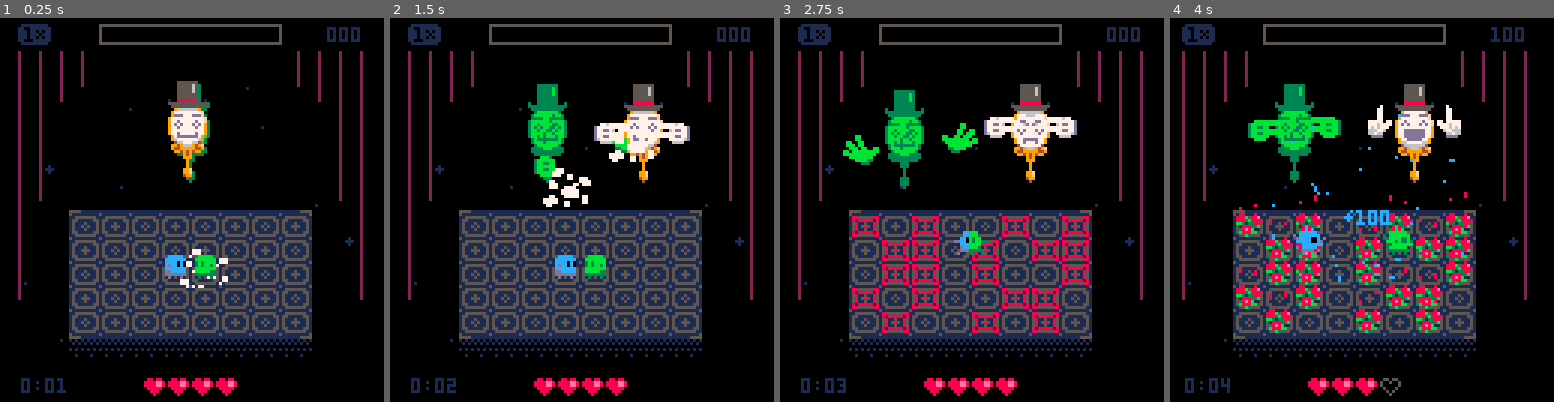
Above: before the commit, frames 1-4 (left to right).
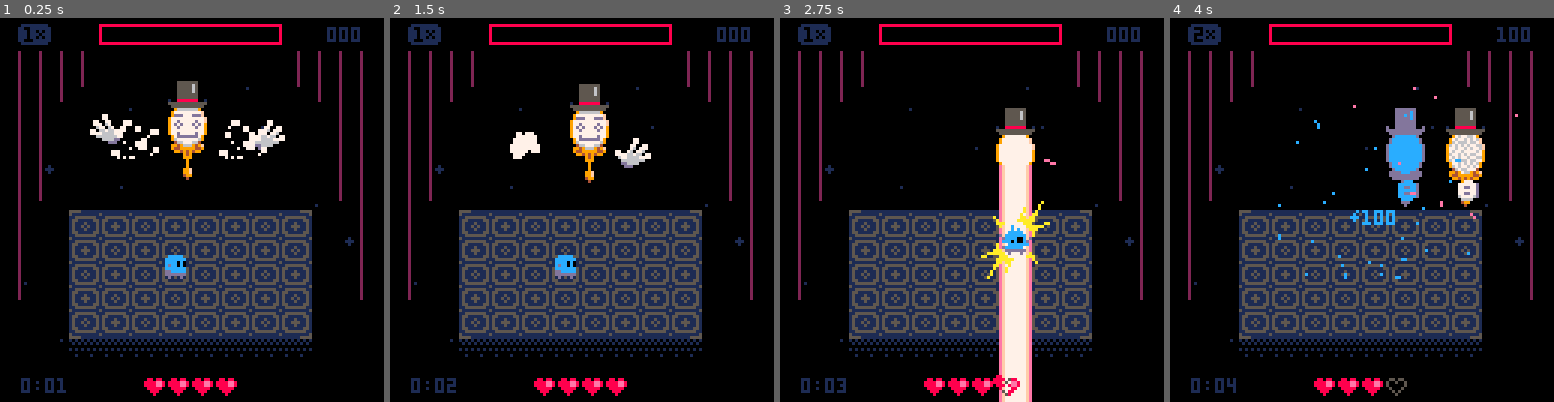
Above: after the commit, the same moments.

Repository: aylanonsense/just-one-boss
Game: PICO-8 cartridge cart.p8
Same seed, same stepped clock (60 frames per second), same inputs: the game is played once before the commit and once after it.
Inputs:
- Up to frame 1 (0.25 s): no input
- Up to frame 2 (1.5 s): tap X (X key) at 0.33, 1.07 s; tap O (Z key) at 0.7 s
- Up to frame 3 (2.75 s): hold Right 1.6-2.1 s; tap O (Z key) at 1.7, 2.1, 2.5 s; tap X (X key) at 1.85 s; hold Up 2.15-2.42 s; hold Right from 2.47 s (still down)
- Up to frame 4 (4 s): tap O (Z key) at 2.9, 3.3, 3.7 s; tap X (X key) at 2.97 s; release Right at 3.03 s; hold Left 3.08-3.58 s; hold Down 3.63-3.97 s

The runs differ from the first frame. In frame 1, 2.9% of the frame differs, in the area x 23-75%, y 1-71%; in frame 2, 7.5%; in frame 3, 15%; in frame 4, 27%, in the area x 3-95%, y 1-99%.

Commit message:
Adding laser reflections and different reflection colors

Diff:
--- a/cart.p8
+++ b/cart.p8
@@ -65,7 +65,7 @@
 function noop() end
 
 -- global debug vars
-local starting_phase,skip_phase_change_animations,skip_title_screen=4,true,true
+local starting_phase,skip_phase_change_animations,skip_title_screen=1,true,true
 
 -- global scene vars
 local scene_frame,freeze_frames,screen_shake_frames,timer_seconds,score_data_index,time_data_index,rainbow_color,boss_phase,score,score_mult,is_paused,hard_mode=0,0,0,0,0,1,8,0,0,1 -- ,false,false
@@ -788,6 +788,23 @@
 			spawn_particle_burst(self,0,6,6,4)
 		end
 	},
+	coin_slam={
+		-- draw
+		function(self)
+			pset(self.x,self.y,8)
+			-- 0 = left, 1 = right, 2 = up, 3 = down
+			self:draw_sprite(5,3,ternary(self.dir>1,47,58),71,11,7,self.dir==0,self.dir==2)
+		end,
+		-- update
+		function(self)
+			if self.frames_alive>1 then
+				self.hitbox_channel=0
+			end
+		end,
+		frames_to_death=7,
+		render_layer=4,
+		hitbox_channel=1 -- player
+	},
 	particle={
 		-- draw
 		function(self,x,y)
@@ -823,7 +840,7 @@
 				if boss_health.rainbow_frames>0 then
 					color_wash(rainbow_color)
 					if expression>0 and boss_phase>0 then
-						pal(13,3)
+						pal(13,5)
 					end
 					expression=8
 				end
@@ -856,11 +873,11 @@
 			end
 			-- create particles when charging laser
 			if self.laser_charge_frames>0 then
-				local angle=rnd()
-				spawn_entity("particle",x+18*self.vx+22*cos(angle),y+22*sin(angle),{
+				local angle,n=rnd(),ternary(hard_mode,8,18)
+				spawn_entity("particle",x+n*self.vx+22*cos(angle),y+22*sin(angle),{
 					color=14,
-					frames_to_death=18
-				}):move(x+18*self.vx,y,20,ease_out)
+					frames_to_death=n
+				}):move(x+n*self.vx,y,n+2,ease_out)
 			end
 		end,
 		render_layer=7,
@@ -871,10 +888,12 @@
 		expression=4,
 		laser_charge_frames=0,
 		laser_preview_frames=0,
+		dark_color=14,
+		light_color=15,
 		idle_mult=0,
 		-- visible=false,
 		init=function(self)
-			local props,y={mirror=self,is_reflection=self.is_reflection},self.y+5
+			local props,y={mirror=self,is_reflection=self.is_reflection,dark_color=self.dark_color,light_color=self.light_color},self.y+5
 			self.left_hand=spawn_entity("magic_mirror_hand",self.x-18,y,props)
 			self.coins,self.flowers,props.is_right_hand,props.dir={},{},true,1
 			self.right_hand=spawn_entity("magic_mirror_hand",self.x+18,y,props)
@@ -888,9 +907,9 @@
 			pal(2,ternary(self.is_cracked,6,7))
 			-- reflected mirror gets a green tone
 			if self.is_reflection then
-				color_wash(3)
-				pal(7,11)
-				pal(6,11)
+				color_wash(self.dark_color)
+				pal(7,self.light_color)
+				pal(6,self.light_color)
 			end
 		end,
 		-- highest-level commands
@@ -909,16 +928,28 @@
 			return self:promise_sequence(
 				function()
 					if boss_phase==1 then
-						return self:promise_sequence(
-							{"set_held_state","right"},
-							{self.left_hand,"throw_cards"},
-							{self,"return_to_ready_position",nil,"left"},
-							10,
-							{self.right_hand,"throw_cards"},
-							{self,"return_to_ready_position",nil,"left"},
-							25,
-							{"shoot_lasers",true},
-							{"return_to_ready_position",nil,"right"})
+						if hard_mode then
+							return self:promise_sequence(
+								-- "return_to_ready_position",
+								-- "throw_cards",
+								"return_to_ready_position",
+								{"shoot_lasers",true,true},
+								"return_to_ready_position",
+								"despawn_coins",
+								"throw_coins",
+								"return_to_ready_position")
+						else
+							return self:promise_sequence(
+								{"set_held_state","right"},
+								{self.left_hand,"throw_cards"},
+								{self,"return_to_ready_position",nil,"left"},
+								10,
+								{self.right_hand,"throw_cards"},
+								{self,"return_to_ready_position",nil,"left"},
+								25,
+								{"shoot_lasers",true},
+								{"return_to_ready_position",nil,"right"})
+						end
 					elseif boss_phase==2 then
 						return self:promise_sequence(
 							"conjure_flowers",
@@ -1259,12 +1290,10 @@
 				:and_then_repeat(4,
 					{self.right_hand,"set_pose",1},
 					{self,"set_expression",7},
-					15,
+					ternary(hard_mode,5,15),
 					function()
-						local coin=spawn_entity("coin",self.x+13,self.y-6,{
-							target_x=10*target:col()-5,
-							target_y=8*target:row()-4
-						})
+						local target_x,target_y=10*target:col()-5,8*target:row()-4
+						local coin=spawn_entity("coin",self.x+13,self.y-6,{target_x=target_x,target_y=target_y})
 						add(self.coins,coin)
 						coin:promise_sequence(
 							{"move",coin.target_x+2,coin.target_y,25,ease_out,{20,-30,10,-60}},
@@ -1272,6 +1301,20 @@
 							function()
 								coin.occupies_tile,coin.hitbox_channel=true,5 -- player, coin
 								freeze_and_shake_screen(2,2)
+								if hard_mode then
+									if target_x>5 then
+										spawn_entity("coin_slam",target_x-10,target_y,{dir=0})
+									end
+									if target_x<75 then
+										spawn_entity("coin_slam",target_x+10,target_y,{dir=1})
+									end
+									if target_y>4 then
+										spawn_entity("coin_slam",target_x,target_y-8,{dir=2})
+									end
+									if target_y<36 then
+										spawn_entity("coin_slam",target_x,target_y+8,{dir=3})
+									end
+								end
 							end,
 							{"move",-2,0,8,ease_in_out,{0,-4,0,-4},true},
 							function()
@@ -1282,21 +1325,21 @@
 					{self,"set_expression",3},
 					ternary(boss_phase>=4,21,20))
 		end,
-		shoot_lasers=function(self,stationary)
+		shoot_lasers=function(self,stationary,add_reflections)
 			self.left_hand.visible=false
 			self.left_hand:poof()
-			local col=rnd_int(0,7)
+			local col,num_reflections,reflection_color=rnd_int(0,7),2,rnd_int(3,5)
 			return self:promise_sequence(
 				{"set_held_state","right"},
 				"set_expression",
 				"set_all_idle"):and_then_repeat(3,
 					function()
-						col=(col+rnd_int(2,6))%8
+						col=(col+rnd_int(2,ternary(add_reflections,3,6)))%8
 						return self:promise_sequence(
 							-- move to a random column
-							{"move",10*col+5,-20,15,ease_in,{0,-10,0,-10}},
+							{"move",10*col+5,-20,ternary(hard_mode,10,15),ease_in,{0,-10,0,-10}},
+							1,
 							-- charge a laser
-							1,
 							function()
 								if not stationary then
 									local dir=2
@@ -1306,25 +1349,42 @@
 									col+=dir
 									self:move(10*dir,0,40,linear,nil,true)
 								end
-								self.laser_charge_frames=10
 							end,
-							24,
-							"preview_laser",
-							-- shoot a laser
-							{"set_expression",0},
+							"shoot_laser",
 							function()
-								freeze_and_shake_screen(0,4)
-								spawn_entity("mirror_laser",self,nil,{parent=self})
-							end,
-							16,
-							-- cooldown
-							"set_expression",
-							"preview_laser",
-							5)
+								if add_reflections and num_reflections>0 then
+									local reflection=spawn_entity("magic_mirror_reflection",nil,nil,{color_index=reflection_color-num_reflections})
+									reflection:promise():and_then_repeat(num_reflections,
+											10,
+											"shoot_laser")
+										:and_then(
+										"die")
+									num_reflections-=1
+								end
+							end)
 					end)
 		end,
+		shoot_laser=function(self)
+			return self:promise_sequence(
+					function()
+						self.laser_charge_frames=10
+					end,
+					ternary(hard_mode,9,19),
+					"preview_laser",
+					-- shoot a laser
+					{"set_expression",0},
+					function()
+						freeze_and_shake_screen(0,4)
+						spawn_entity("mirror_laser",self,nil,{parent=self,dark_color=self.dark_color,light_color=self.light_color})
+					end,
+					16,
+					-- cooldown
+					"set_expression",
+					"preview_laser")
+		end,
 		preview_laser=function(self)
-			self.laser_preview_frames=6
+			self.laser_preview_frames=5
+			return 5
 		end,
 		return_to_ready_position=function(self,expression,held_hand)
 			local lh,rh,home_x,home_y=self.left_hand,self.right_hand,self.home_x,self.home_y
@@ -1390,9 +1450,13 @@
 		is_wearing_top_hat=true,
 		home_x=20,
 		is_reflection=true,
+		color_index=1,
 		init=function(self)
+			self.dark_color=({3,8,13,9})[self.color_index]
+			self.light_color=({11,14,12,10})[self.color_index]
 			boss.init(self)
 			local props={"pose","x","y","visible"}
+			copy_props(boss,self,{"x","y","expression"})
 			copy_props(boss.left_hand,self.left_hand,props)
 			copy_props(boss.right_hand,self.right_hand,props)
 		end
@@ -1407,9 +1471,9 @@
 				end
 				-- reflections get a green tone
 				if self.is_reflection then
-					color_wash(3)
-					pal(7,11)
-					pal(6,11)
+					color_wash(self.dark_color)
+					pal(7,self.light_color)
+					pal(6,self.light_color)
 				end
 				-- draw the hand
 				local is_right_hand=self.is_right_hand
@@ -1526,12 +1590,9 @@
 	mirror_laser={
 		-- draw
 		function(self,x,y)
-			if hard_mode then
-				self:draw_sprite(15,-3,96,90,31,5)
-				sspr(96,95,31,1,x-14.5,y+8.5,31,100)
-			else
-				sspr(117,30,11,1,x-4.5,y+4.5,11,100)
-			end
+			pal(14,self.dark_color)
+			pal(15,self.light_color)
+			sspr(117,30,11,1,x-4.5,y+4.5,11,100)
 		end,
 		-- update
 		function(self)
@@ -1542,8 +1603,7 @@
 		render_layer=10,
 		frames_to_death=16,
 		is_hitting=function(self,entity)
-			local dcol,dist=self:col()-entity:col(),ternary(hard_mode,1,0)
-			return dcol==mid(-dist,dcol,dist)
+			return self:col()==entity:col()
 		end
 	},
 	heart={
@@ -1603,6 +1663,7 @@
 	if skip_title_screen then
 		title_screen.x,title_screen.is_activated,curtains.anim=-200,true,"open"
 		title_screen:on_activated()
+		hard_mode=true
 	end
 end
 
@@ -2253,13 +2314,13 @@
 06772777760077d277d7700667277766007667777770076776767600ddddddddd0067277777600677277776009ff7ff7000002222000a0000a00000000000000
 006677766000077277770000666666600007777777000076776670000ddddddd000066777660000666666600fff7f7f0000002222000a0000000000000000000
 00006660000000066600000000666000000007770000000076700000000ddd00000000666000000006660000f77f7f0000000222200a00000000000000000000
-00006666666066660000660006666666660066666666666222222222222222222222222222222222222222207777777777000000000000088000800000030000
-000000660600606000066660666000006660660060600662222222222222222222222222222222222222222777777777777ff880000088888b088e0088030880
-000000060600606000060660660000000660600060600062222222222222222222222222222222222222222777077777777ff8188888188883b8888088008880
-0000000606006060000000606660000606600600606006622222222222222222222222222222222222222227e777777777770080000080bb3133880008838000
-000000060600606000000060060600006600660060600602222222222222222222222222222222222222222077777777777700800800800088833b0330383000
-000000060600606000000060006060000000000060600002222222222222222222222222222222222222222fff777f7777770080000080038e8b000008830000
-000000060600606000000060000606000000000060600002222222222222222222222222222222222222222ff07700f9777778188888183b888bb00008800300
+00006666666066660000660006666666660066666666666000000000000000900900022222222222222222207777777777000000000000088000800000030000
+000000660600606000066660666000006660660060600660009999900009000900900222222222222222222777777777777ff880000088888b088e0088030880
+000000060600606000060660660000000660600060600060900000009000900900900222222222222222222777077777777ff8188888188883b8888088008880
+0000000606006060000000606660000606600600606006600999999900009009009002222222222222222227e777777777770080000080bb3133880008838000
+000000060600606000000060060600006600660060600609000000000900900900900222222222222222222077777777777700800800800088833b0330383000
+000000060600606000000060006060000000000060600000999999999009000900900222222222222222222fff777f7777770080000080038e8b000008830000
+000000060600606000000060000606000000000060600000000000000000009009000222222222222222222ff07700f9777778188888183b888bb00008800300
 00000006060060600000006000006060000000006060000222222222222222222222222222222222222222200000000f99777880000088000b30000000000030
 00000006060060600000006000000606000000006060000555511111111111111111111111111111111111111111111111111111111111111111111111115555
 066000060600606000000060066000606000000060600005000000077770000000500000000000880880000000002222222222222222220003b1330222222225
@@ -2272,12 +2333,12 @@
 22222222222222222222222222222222222222222222222100777077700000000050000000000000077000000000222222222222222222222222222ddddddd01
 0000666666600000666660000006600066666666666666610077777e700000000053b0ff0777700077f0077770002222222222222222222222222220000dd001
 000666000006000006666000006666006066600000000661007777770000000000943bff777777707f7077ff70002222222222222222222222222220000d0001
-0066600000006000066666000060660060660000000006610077777770000000004930077777777f7f07f900000022220000000fff77777777777fff00000001
-060660000000660006606600000006006066000000006601007777ff7ff0000000990307777777777f7f0000000022220000effff7777777777777ffffe00001
-060600000000660006606660000006006066000000000661007f77f777f000000099000777777777777700000000222200eefff77777777777777777fffee001
-060600000000060006660660000006006066000000000001007ffff7770000000099000777f7777707770000000022220eeffff77777777777777777ffffee01
-6066000000000660060606660000060060660000000000010077f777770000000009000f77ff77f777e79949b03022220eefff7777777777777777777fffee01
-606600000000066006066066000006006066000000000001007797777700000000000000f777977f777999943b032222eeffff7777777777777777777ffffee1
+0066600000006000066666000060660060660000000006610077777770000000004930077777777f7f07f9000000222222222222222222222222222222222221
+060660000000660006606600000006006066000000006601007777ff7ff0000000990307777777777f7f00000000222222222222222222222222222222222221
+060600000000660006606660000006006066000000000661007f77f777f000000099000777777777777700000000222222222222222222222222222222222221
+060600000000060006660660000006006066000000000001007ffff7770000000099000777f77777077700000000222222222222222222222222222222222221
+6066000000000660060606660000060060660000000000010077f777770000000009000f77ff77f777e79949b030222222222222222222222222222222222221
+606600000000066006066066000006006066000000000001007797777700000000000000f777977f777999943b03222222222222222222222222222222222221
 60660000000006600600606660000600606600000000000100000000000000000000000000000000009990099999990000000000000000000000000000000001
 60660000000006600600660660000600606600000600000100000000000000000000000000099900099909009090099000000099000000000000000000000001
 60660000000006600600060666000600606666666600000100000000000000000000090000909900099000909090009900000990900999000000000000000001
